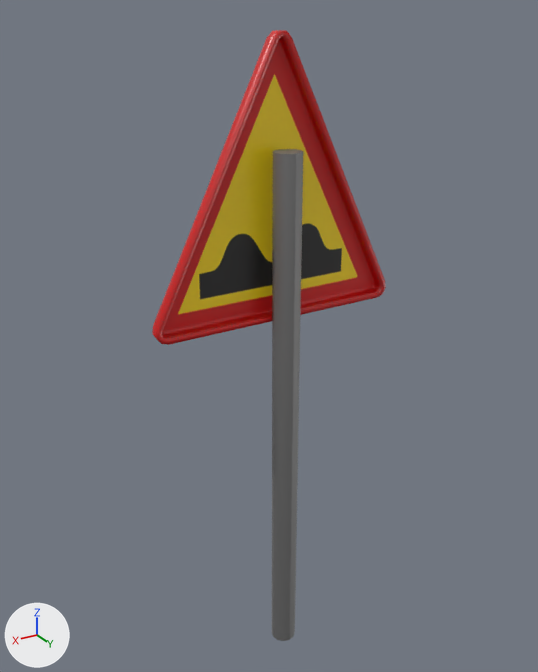
One commit to the Blender file data/Assets/Models/Sign/Sign 01.blend: the scene before it, then after it.
Before and after are seen from a camera (50 mm lens) standing at (7.3, 11.34, 13.04) and looking at (0.07, -0.71, 7.01). Lighting does not change. The marker at lower left points along +X, +Y and +Z.

The scene before the commit, as lines of its bpy script (objects in view):
```python
me_cylinder = bpy.data.meshes.new('Cylinder')
me_cylinder.from_pydata(...)  # a 12-sided cylinder along z spanning x -0.05..0.05, y -0.05..0.05, z -2.0..0.83
me_cylinder.polygons.foreach_set('use_smooth', [True] * 14)
me_cylinder.materials.append(mat_mat_metal_pole)  # grey #9b9b9b
me_plane = bpy.data.meshes.new('Plane')
me_plane.from_pydata(...)  # 66 vertices, 61 faces; spans x -0.97..0.97, y -0.33..-0.24, z -0.67..1.29
me_plane.polygons.foreach_set('use_smooth', [True] * 61)
me_plane.materials.append(mat_mat_sign)  # picture img_sign_d_png
ob_cylinder = bpy.data.objects.new('Cylinder', me_cylinder)
ob_cylinder.location = (0.0, -0.16, 7.5)
ob_cylinder.scale = (5.53, 5.53, 4.0)
ob_plane = bpy.data.objects.new('Plane', me_plane)
ob_plane.location = (0.0, 0.26, 9.34)
ob_plane.scale = (2.62, 2.62, 2.62)
_m = ob_plane.modifiers.new('Solidify', 'SOLIDIFY')
_m.thickness = -0.04
```
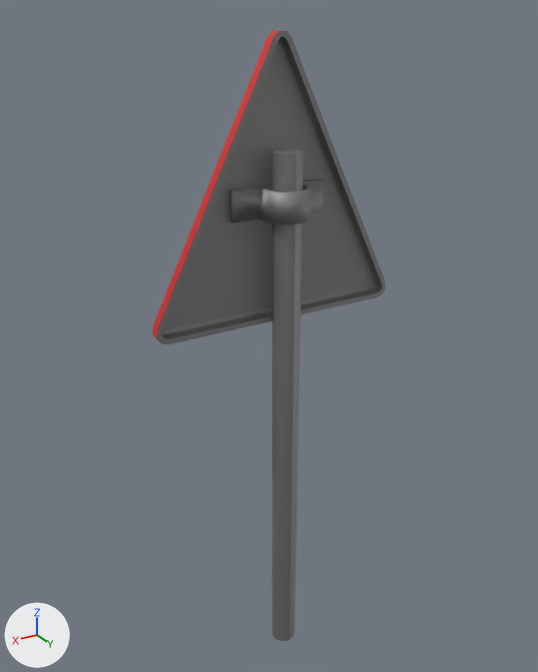
What differs and where, as boxes (x1, y1, x2, y2) in the pictures (538 x 672 px):
'Plane.001', added
    after: (230, 179, 324, 225)
part 1 of me_plane, built on
    after: (152, 30, 386, 345)
part 2 of me_plane, recoloured
    both: (162, 37, 382, 339)

Diff of the bpy script that builds the scene:
```diff
--- a/data/Assets/Models/Sign/Sign 01.blend.py
+++ b/data/Assets/Models/Sign/Sign 01.blend.py
@@ me_plane @@
 # used by ob_plane; location = (0.0, 0.26, 9.34); scale = (2.62, 2.62, 2.62)
-me_plane.from_pydata(...)  # 66 vertices, 61 faces; spans x -0.97..0.97, y -0.33..-0.24, z -0.67..1.29
+me_plane.from_pydata(...)  # 132 vertices, 134 faces; spans x -1.01..1.01, y -0.37..-0.24, z -0.71..1.32
+# me_plane part 1
+# 61 faces are deleted
+# 54 vertices are added at x -1.01..1.01, y -0.37..-0.31, z -0.71..1.32
+# 12 new vertices lie (0.0, 0.07, 0.0) away from vertices in x -1.01..1.01, y -0.31, z -0.71..1.32
+# 61 new faces join them, mat_mat_sign (picture img_sign_d_png)
+# 73 new faces join them, mat_mat_metal_pole (grey #9b9b9b)
+# me_plane part 2: 61 faces spanning x -0.97..0.97, y -0.33..-0.24, z -0.67..1.29 switch from mat_mat_sign (picture img_sign_d_png) to mat_mat_metal_pole (grey #9b9b9b)
@@ me_plane_001 @@
+me_plane_001.from_pydata(...)  # 24 vertices, 11 faces; spans x -1.0..1.0, y -0.53..0.15, z 9.56..10.14
+me_plane_001.polygons.foreach_set('use_smooth', [True] * 11)
+me_plane_001.materials.append(mat_mat_metal_pole)  # grey #9b9b9b
@@ ob_plane @@
 ob_plane.scale = (2.62, 2.62, 2.62)
-_m = ob_plane.modifiers.new('Solidify', 'SOLIDIFY')
-_m.thickness = -0.04
@@ ob_plane_001 @@
+ob_plane_001 = bpy.data.objects.new('Plane.001', me_plane_001)
+ob_plane_001.location = (0.0, 0.0, 0.0)
+_m = ob_plane_001.modifiers.new('Solidify', 'SOLIDIFY')
+_m.thickness = 0.09
+_m.use_even_offset = True
```
